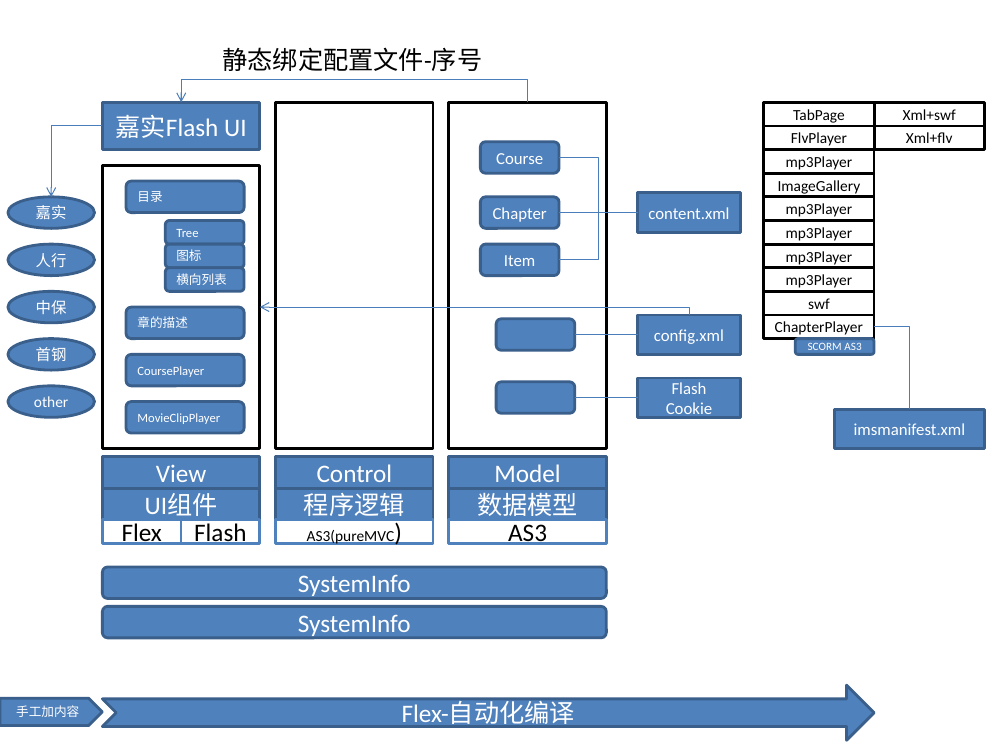
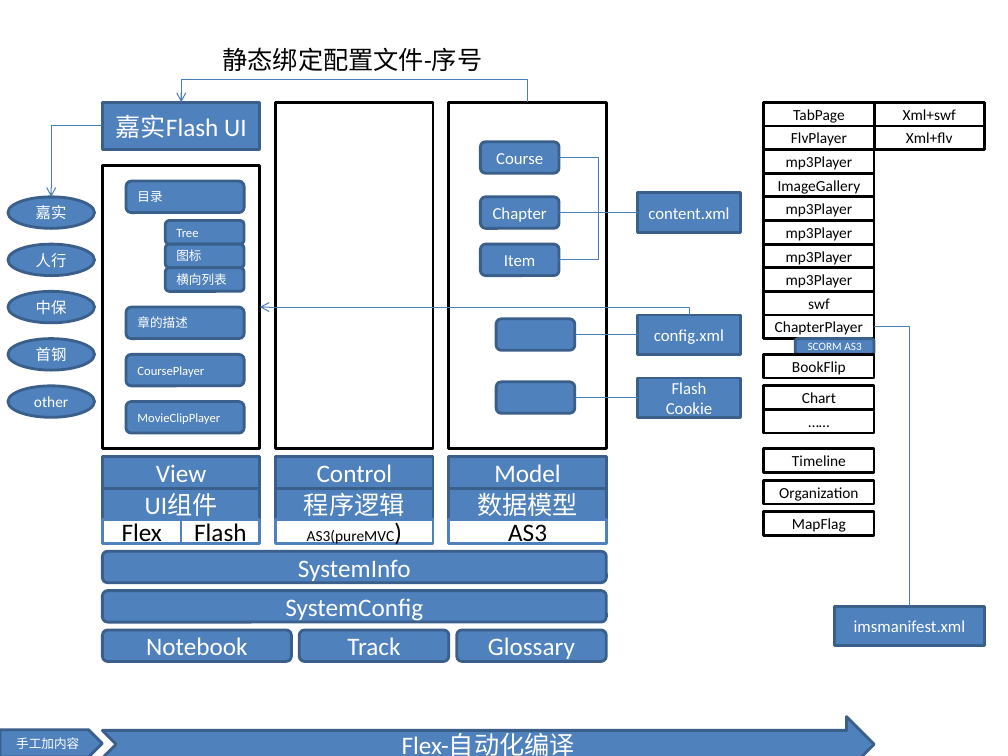
Before and after one commit to myedlt/myflash, a slide deck: slide 1 of docu/CWArch/CoursewarePlayer.pptx. Drawn at 1008x756 pixels with LibreOffice and Linux fonts; fonts in the diff are those of the drawing. Boxes give left, top, right and bottom in pixels: in the first picture for what was removed or moved away, otherwise in the second. Text is boxed around its words. In the diff, an @@ line names an element or a change of style, - is before the commit and + after.

```diff
--- a/docu/CWArch/CoursewarePlayer.pptx
+++ b/docu/CWArch/CoursewarePlayer.pptx
@@ elbow line moved from (874, 327) - (909, 409) to (874, 327) - (909, 607) @@
@@ rectangle added at (764, 355, 874, 378), fill #FFFFFF, outline #000000 2 pt, 11 pt, text #000000 @@
+BookFlip
@@ rectangle added at (764, 386, 874, 409), fill #FFFFFF, outline #000000 2 pt, 11 pt, text #000000 @@
+Chart
@@ rectangle added at (764, 409, 874, 432), fill #FFFFFF, outline #000000 2 pt, 11 pt, text #000000 @@
+……
@@ rectangle added at (764, 449, 874, 472), fill #FFFFFF, outline #000000 2 pt, 11 pt, text #000000 @@
+Timeline
@@ rectangle added at (764, 481, 874, 504), fill #FFFFFF, outline #000000 2 pt, 11 pt, text #000000 @@
+Organization
@@ rectangle added at (764, 512, 874, 535), fill #FFFFFF, outline #000000 2 pt, 11 pt, text #000000 @@
+MapFlag
@@ rounded rectangle "SystemInfo": place and size @@
-rounded rectangle "SystemInfo" at (103, 568, 607, 599)
+rounded rectangle "SystemInfo" at (103, 551, 607, 583)
@@ rounded rectangle "SystemConfig": place and size @@
-rounded rectangle "SystemConfig" at (103, 607, 607, 638)
+rounded rectangle "SystemConfig" at (103, 591, 607, 622)
@@ text in rounded rectangle at (285, 598, 423, 622): text changed @@
-SystemInfo
+SystemConfig
@@ rectangle "imsmanifest.xml": place and size @@
-rectangle "imsmanifest.xml" at (835, 409, 984, 449)
+rectangle "imsmanifest.xml" at (835, 607, 984, 646)
@@ rounded rectangle added at (103, 630, 292, 661), fill #4F81BD, outline #3A5F8C 2 pt, 18 pt, text #FFFFFF @@
+Notebook
@@ rounded rectangle added at (299, 630, 449, 661), fill #4F81BD, outline #3A5F8C 2 pt, 18 pt, text #FFFFFF @@
+Track
@@ rounded rectangle added at (457, 630, 606, 661), fill #4F81BD, outline #3A5F8C 2 pt, 18 pt, text #FFFFFF @@
+Glossary
@@ notched right arrow "Flex-自动化编译": place and size @@
-notched right arrow "Flex-自动化编译" at (103, 685, 875, 741)
+notched right arrow "Flex-自动化编译" at (103, 717, 875, 756)
@@ pentagon arrow "手工加内容": place and size @@
-pentagon arrow "手工加内容" at (0, 699, 103, 726)
+pentagon arrow "手工加内容" at (0, 730, 103, 756)
```
Also in this commit, not shown: 1 slide added, 2 other files.
